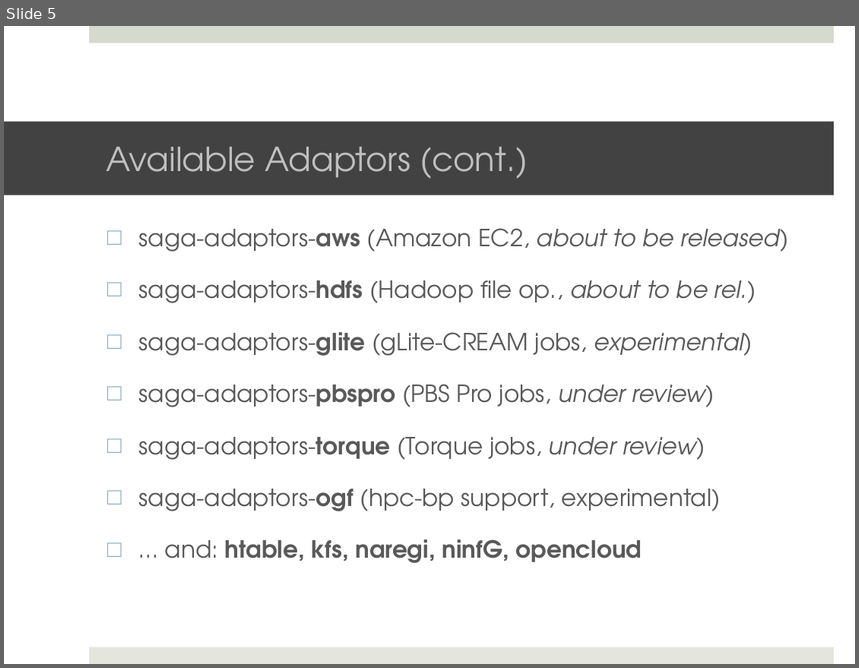
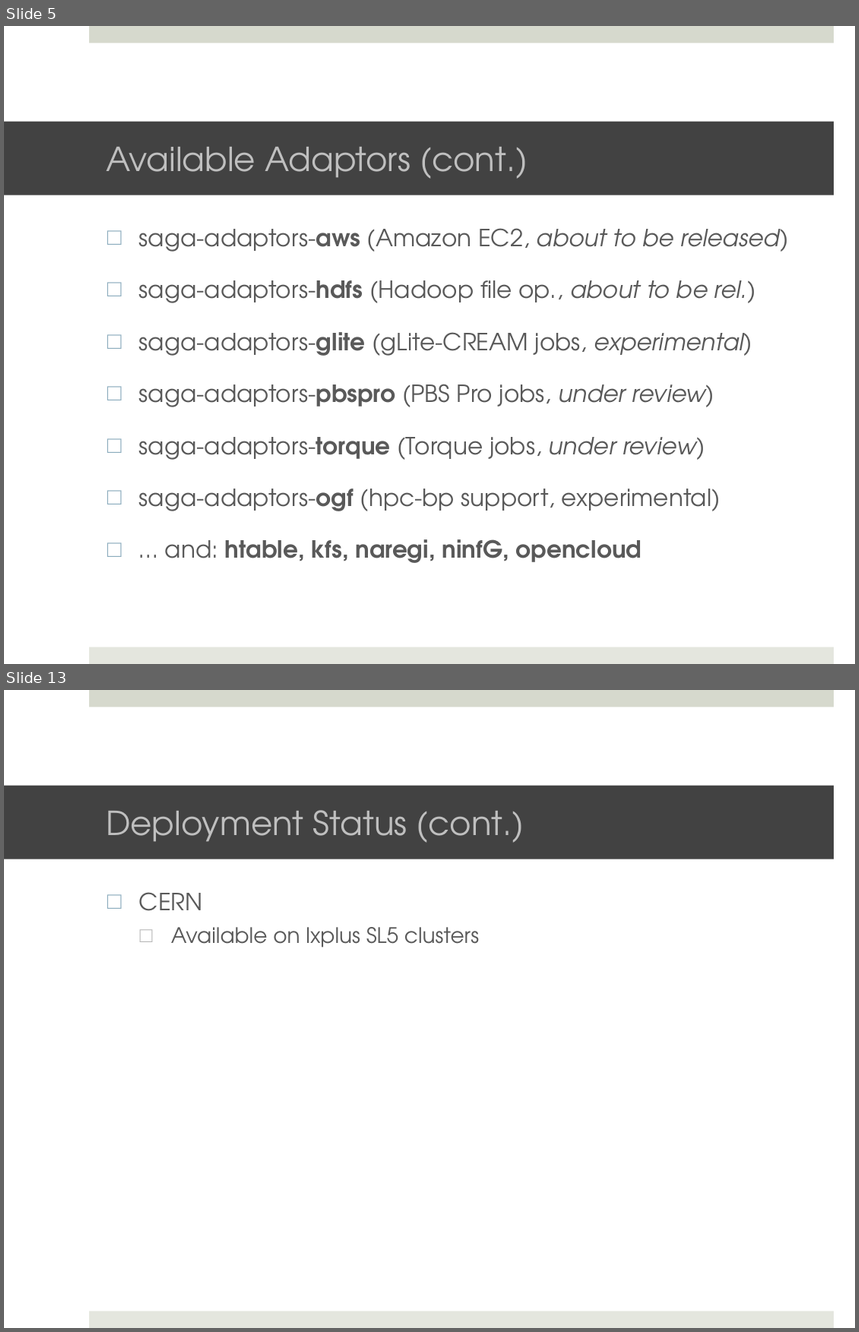
Before and after one commit to saga-project/saga-cpp-legacy-projects, a slide deck: tutorial/general_tutorial/Installation.pptx. Shown one above the other, each under a label of ours: slide 5 before the commit, slides 5 and 13 after it; the slides between them are not shown. The pictures are 859x668 and 859x1332 pixels, drawn with LibreOffice and Linux fonts; fonts in the diff are those of the drawing; background and template pictures are left out. Boxes give left, top, right and bottom in pixels: in the first picture for what was removed or moved away, otherwise in the second. Text is boxed around its words. In the diff, an @@ line names an element or a change of style, - is before the commit and + after.

```diff
--- a/tutorial/general_tutorial/Installation.pptx
+++ b/tutorial/general_tutorial/Installation.pptx
@@ slide 13 added at [4,690,855,1328], background #FFFFFF; not listed: 2 template elements that a slide beside it also shows @@
@@ title added at [4,785,834,859], fill #424242, 28 pt, text #BFBFBF @@
+Deployment Status (cont.)
@@ text added at [139,892,479,948], 18 pt, text #595959 @@
+□ CERN
+  □ Available on lxplus SL5 clusters
```
Also in this commit, not shown: 4 slides changed, 5 other slides added, 9 slides removed.
